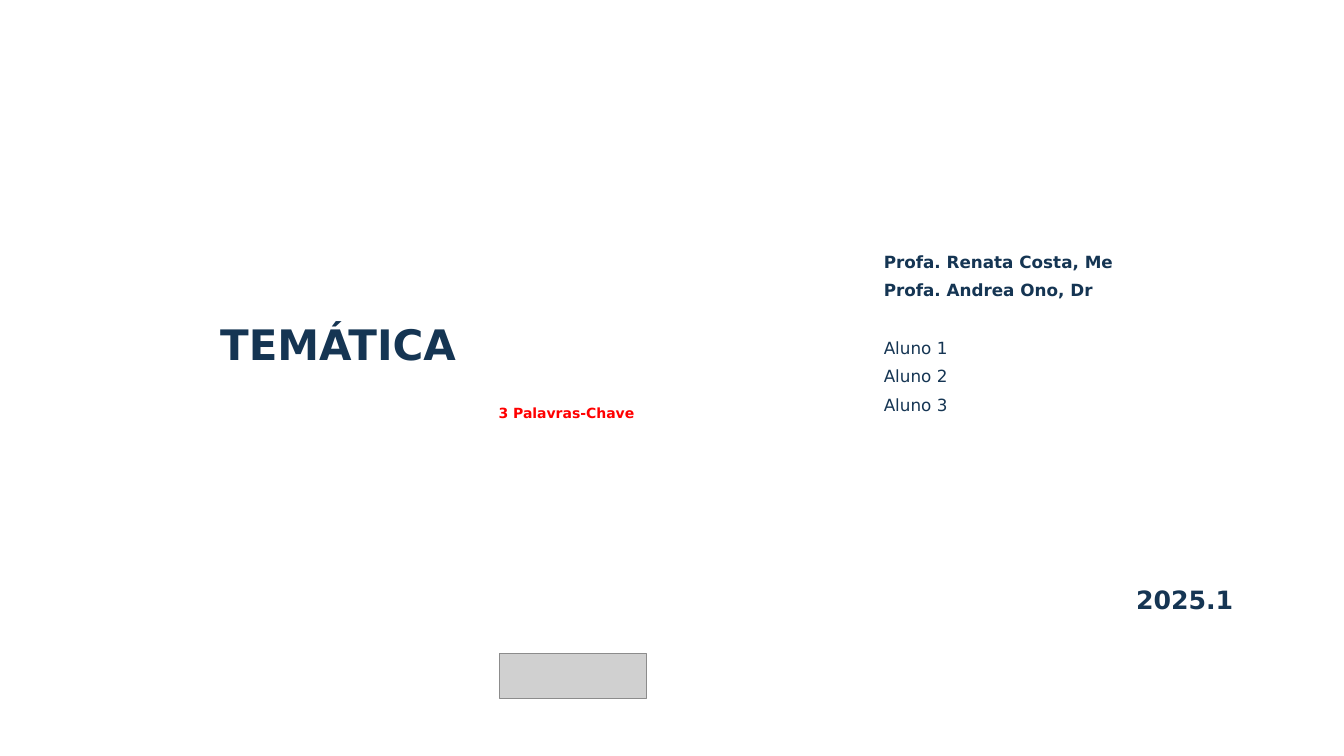
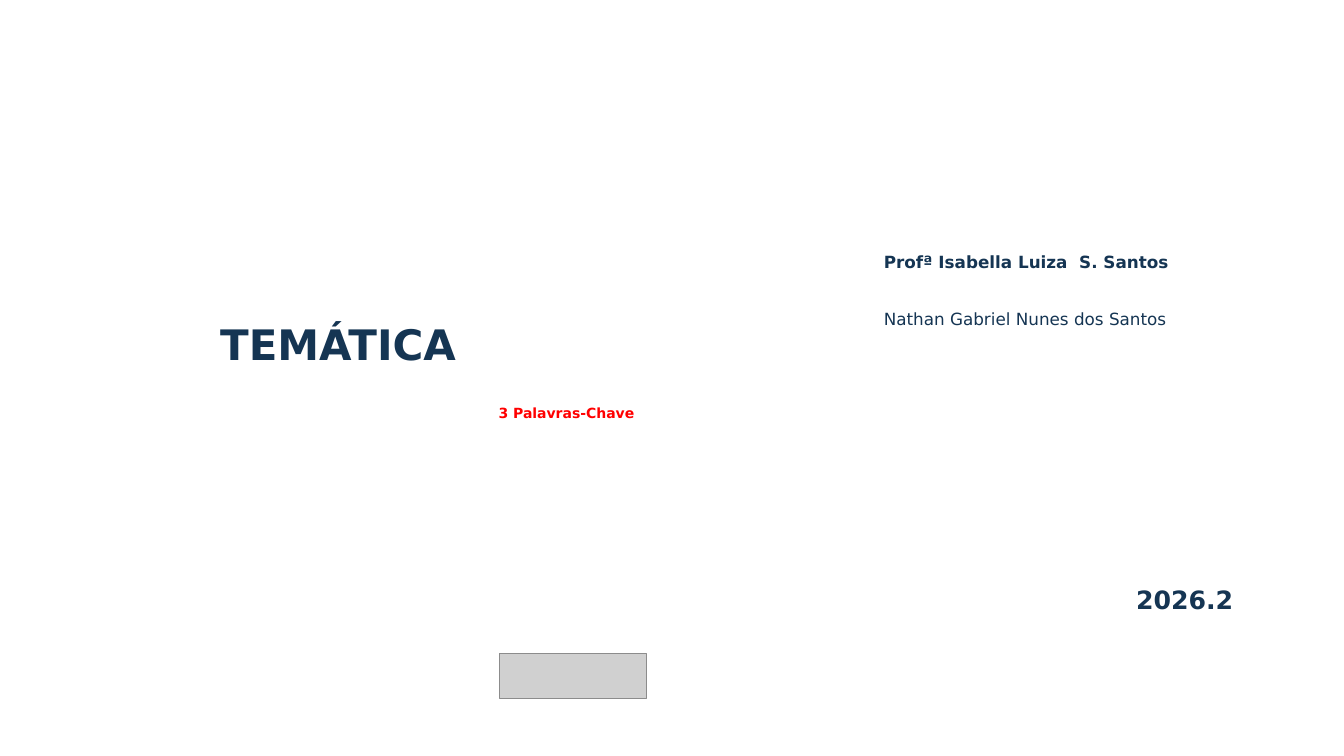
Before and after one commit to Nathan-GN-Santos/Projeto-Resumo-Academico, a slide deck: slide 2 of Documentos/MODELO PPT ENCIBRAC 2026 (1).pptx. Drawn at 1344x756 pixels with LibreOffice and Linux fonts; fonts in the diff are those of the drawing; grey boxes stand for pictures; background and template pictures are left out. Boxes give left, top, right and bottom in pixels: in the first picture for what was removed or moved away, otherwise in the second. Text is boxed around its words. In the diff, an @@ line names an element or a change of style, - is before the commit and + after.

Commit message:
comecei a preencher modelos de resumo e apresentação

```diff
--- a/Documentos/MODELO PPT ENCIBRAC 2026 (1).pptx
+++ b/Documentos/MODELO PPT ENCIBRAC 2026 (1).pptx
@@ text at [884,255,1168,326]: text changed; bold off @@
-Profa. Renata Costa, Me
-Profa. Andrea Ono, Dr
-Aluno 1
-Aluno 2
-Aluno 3
+Profª Isabella Luiza S. Santos
+Nathan Gabriel Nunes dos Santos
@@ text at [1136,590,1233,610]: text changed @@
-2025.1
+2026.2
```
Also in this commit, not shown: 1 other file.
